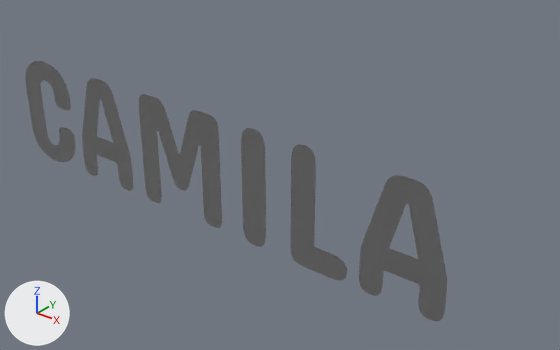
The glTF model public/models/frente.glb: old version first, new version second.
Rendered twice from a camera (50 mm lens) standing at (76.6, -45.8, 38.4) and looking at (30.7, 11.6, 2.7). Arrows for +X, +Y and +Z are at lower left; the lights stay in place. The older version comes first. Where no turn or scale is listed for an object, it has been applied to the vertices.

Objects in the first picture: 'Node1'.
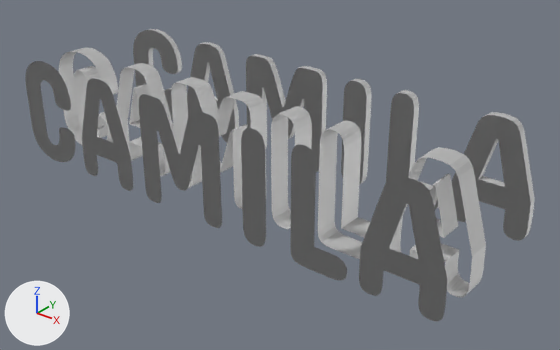
The newer file is also turned or shifted as a whole; pictures and numbers use the older file's frame.

What changed in the scene script:
```text
Add mat_x1_001:
    mat_x1_001 = principled_material('x1.001')
    mat_x1_001.base_color = (0.9, 0.9, 0.9)  # white #f3f3f3
    mat_x1_001.metallic = 0.05
Add me_mesh0_001:
    me_mesh0_001.from_pydata(...)  # 554 vertices, 554 faces; spans x 0.9..55.1, y 0.2..2.9, z 0.4..12.4
    me_mesh0_001.materials.append(mat_x1_001)  # white #f3f3f3
Add me_mesh0_1:
    me_mesh0_1.from_pydata(...)  # 554 vertices, 1092 faces; spans x 0.9..55.1, y 1.9..2.9, z 0.4..12.4
    me_mesh0_1.materials.append(mat_x1)  # white #f3f3f3
Add me_cubo:
    me_cubo.from_pydata(...)  # a box spanning x -1.0..1.0, y -1.0..1.0, z -1.0..1.0
Add ob_borde:
    ob_borde = bpy.data.objects.new('borde', me_mesh0_001)
    ob_borde.location = (0.0, 5.91, 0.0)
Add ob_fondo:
    ob_fondo = bpy.data.objects.new('fondo', me_mesh0_1)
    ob_fondo.location = (0.0, 16.25, 0.0)
Add ob_led_modulo_01:
    ob_led_modulo_01 = bpy.data.objects.new('led_modulo_01', me_cubo)
    ob_led_modulo_01.location = (0.0, 12.56, 0.0)
```

Location of each change, (x1, y1, x2, y2) in pixels of the pictures (560 x 350 px):
'borde', added
    after: (59, 47, 486, 297)
'fondo', added
    after: (133, 29, 535, 241)
'led_modulo_01', added (mostly hidden)
    after: (97, 121, 108, 138)
